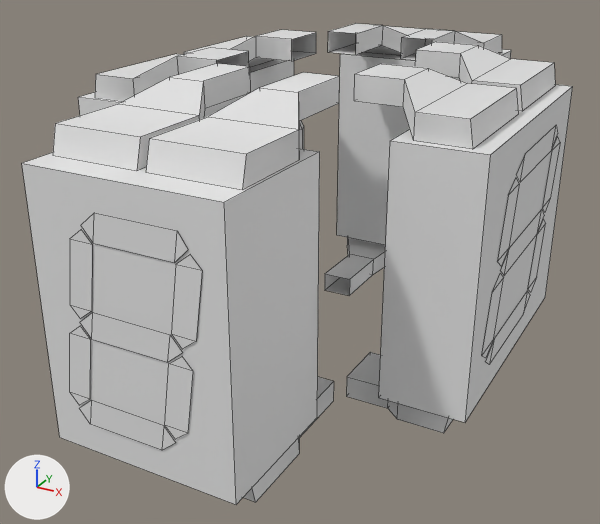
Renders of the FBX model Assets/Models/ClockTower.fbx from each side of a commit.
Both versions are drawn from a camera (50 mm lens) standing at (23.6, -37.7, 24.3) and looking at (-1.1, 7.2, 1.9). Arrows for +X, +Y and +Z are at lower left; the lights stay in place. Mesh edges are drawn as thin lines.

In view in the first picture: 'Circuit_Body.007', 'Circuit_Body.008', 'Circuit_Body.009', 'Circuit_Body.010'.
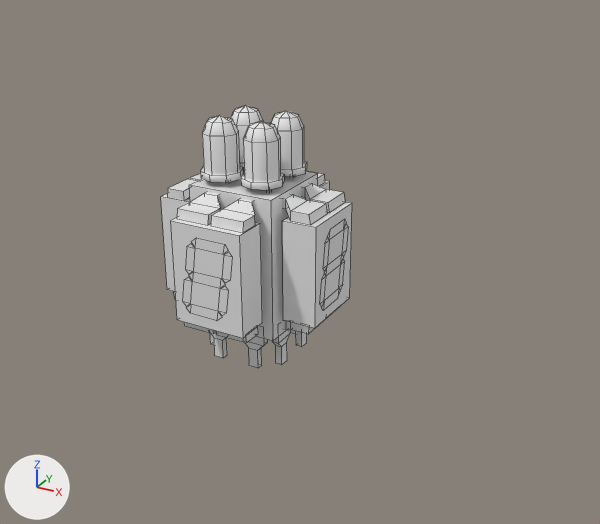
Boxes (x1, y1, x2, y2) around the edits, measured in the pictures (600 x 524 px):
```json
{"object": "Circuit_Body.007", "change": "reshaped, moved, rescaled", "before": [22, 63, 340, 505], "after": [171, 192, 262, 343], "on screen": "71% narrower, 66% shorter"}
{"object": "Circuit_Body.008", "change": "reshaped, moved, rescaled", "before": [346, 42, 573, 433], "after": [282, 183, 352, 334]}
{"object": "Circuit_Body.009", "change": "moved, rescaled", "before": [325, 23, 511, 296], "after": [306, 171, 330, 190]}
{"object": "Circuit_Body.010", "change": "moved, rescaled", "before": [78, 30, 316, 118], "after": [161, 173, 202, 300]}
{"object": "LED.002", "change": "reshaped", "after": [201, 115, 243, 184], "on screen": "not visible before"}
{"object": "Circuit_Leg_Straight.002", "change": "reshaped", "after": [246, 336, 267, 368], "on screen": "not visible before"}
{"object": "Circuit_Leg_Straight.001", "change": "reshaped", "after": [211, 332, 227, 358], "on screen": "not visible before"}
{"object": "Circuit_Leg_Straight.007", "change": "reshaped", "after": [296, 331, 307, 347], "on screen": "not visible before"}
{"object": "Circuit_Leg_Straight.003", "change": "reshaped", "after": [290, 330, 296, 334], "on screen": "not visible before"}
{"object": "Base", "change": "unchanged, uncovered by the edit", "after": [189, 170, 318, 341]}
{"object": "LED.003", "change": "unchanged, uncovered by the edit", "after": [241, 121, 284, 191]}
{"object": "LED.004", "change": "unchanged, uncovered by the edit", "before": [299, 121, 304, 149], "after": [271, 111, 307, 178]}
```

Scene script edits in JSON lines:
```json
{"op": "add", "block": "me_cube_046", "code": ["me_cube_046 = me_cube_012.copy(); me_cube_046.name = 'Cube.046'  # the mesh of ob_circuit_leg_straight_007"]}
{"op": "add", "block": "me_cube_036", "code": ["me_cube_036 = me_cube_001.copy(); me_cube_036.name = 'Cube.036'  # the mesh of ob_circuit_body_007"]}
{"op": "add", "block": "me_cube_047", "code": ["me_cube_047 = me_cube_012.copy(); me_cube_047.name = 'Cube.047'  # the mesh of ob_circuit_leg_straight_007"]}
{"op": "add", "block": "me_cube_048", "code": ["me_cube_048 = me_cube_012.copy(); me_cube_048.name = 'Cube.048'  # the mesh of ob_circuit_leg_straight_007"]}
{"op": "add", "block": "me_cube_052", "code": ["me_cube_052 = me_cube_012.copy(); me_cube_052.name = 'Cube.052'  # the mesh of ob_circuit_leg_straight_007"]}
{"op": "add", "block": "me_cube_037", "code": ["me_cube_037 = me_cube_001.copy(); me_cube_037.name = 'Cube.037'  # the mesh of ob_circuit_body_007"]}
{"op": "add", "block": "me_cube_044", "code": ["me_cube_044 = me_cube_010.copy(); me_cube_044.name = 'Cube.044'  # the mesh of ob_led_002"]}
{"op": "set", "path": "ob_circuit_leg_straight_003", "old": "bpy.data.objects.new('Circuit_Leg_Straight.003', me_cube_012)", "new": "bpy.data.objects.new('Circuit_Leg_Straight.003', me_cube_048)"}
{"op": "set", "path": "ob_circuit_body_009.location", "old": "(0.0, 26.12, 5.36)", "new": "(0.0, 4.0, 5.73)"}
{"op": "set", "path": "ob_circuit_body_009.scale", "old": "(12.2, 7.64, 4.16)", "new": "(4.7, 2.94, 1.0)"}
{"op": "set", "path": "ob_circuit_leg_straight_001", "old": "bpy.data.objects.new('Circuit_Leg_Straight.001', me_cube_012)", "new": "bpy.data.objects.new('Circuit_Leg_Straight.001', me_cube_046)"}
{"op": "set", "path": "ob_circuit_body_010.location", "old": "(-10.4, 9.48, 5.36)", "new": "(-4.0, 0.0, 5.73)"}
{"op": "set", "path": "ob_circuit_body_010.scale", "old": "(19.6, 7.64, 2.6)", "new": "(4.7, 2.94, 1.0)"}
{"op": "set", "path": "ob_circuit_leg_straight_002", "old": "bpy.data.objects.new('Circuit_Leg_Straight.002', me_cube_012)", "new": "bpy.data.objects.new('Circuit_Leg_Straight.002', me_cube_047)"}
{"op": "set", "path": "ob_led_002", "old": "bpy.data.objects.new('LED.002', me_cube_010)", "new": "bpy.data.objects.new('LED.002', me_cube_044)"}
{"op": "set", "path": "ob_circuit_body_008", "old": "bpy.data.objects.new('Circuit_Body.008', me_cube_001)", "new": "bpy.data.objects.new('Circuit_Body.008', me_cube_037)"}
{"op": "set", "path": "ob_circuit_body_008.location", "old": "(10.4, 9.48, 5.36)", "new": "(4.0, 0.0, 5.73)"}
{"op": "set", "path": "ob_circuit_body_008.scale", "old": "(19.6, 7.64, 2.6)", "new": "(4.7, 2.94, 1.0)"}
{"op": "set", "path": "ob_circuit_leg_straight_007", "old": "bpy.data.objects.new('Circuit_Leg_Straight.007', me_cube_012)", "new": "bpy.data.objects.new('Circuit_Leg_Straight.007', me_cube_052)"}
{"op": "set", "path": "ob_circuit_body_007", "old": "bpy.data.objects.new('Circuit_Body.007', me_cube_001)", "new": "bpy.data.objects.new('Circuit_Body.007', me_cube_036)"}
{"op": "set", "path": "ob_circuit_body_007.location", "old": "(0.0, -7.16, 5.36)", "new": "(0.0, -4.0, 5.73)"}
{"op": "set", "path": "ob_circuit_body_007.scale", "old": "(12.2, 7.64, 4.16)", "new": "(4.7, 2.94, 1.0)"}
```
